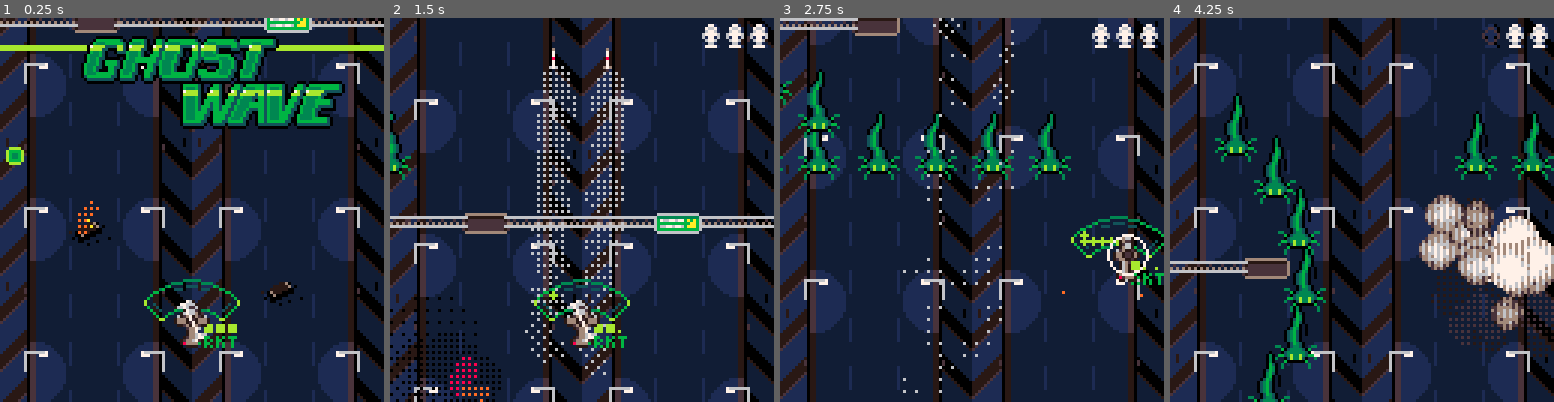
Above: before the commit, frames 1-4 (left to right).
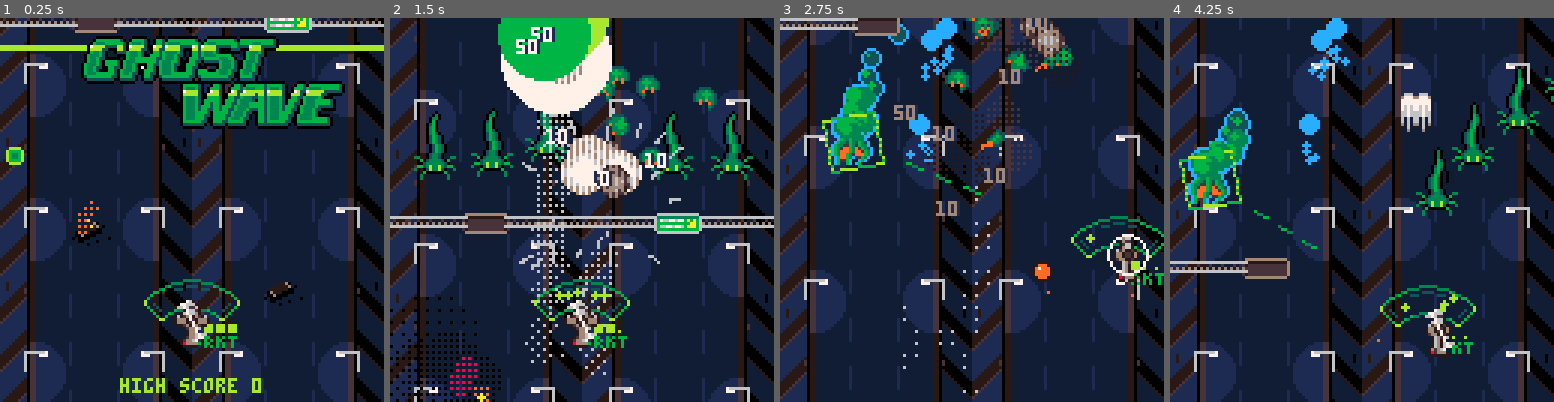
Above: after the commit, the same moments.

Repository: conorokane/GhostWave
Game: PICO-8 cartridge ghostwave.p8
The game is run twice, just before and just after one commit, with the same random seed, the same clock (stepped at 60 frames per second) and the same inputs.
Inputs:
- Up to frame 1 (0.25 s): no input
- Up to frame 2 (1.5 s): tap X (X key) at 0.33, 1.07 s; tap O (Z key) at 0.7 s
- Up to frame 3 (2.75 s): hold Right 1.6-2.1 s; tap O (Z key) at 1.7, 2.1, 2.5 s; tap X (X key) at 1.85 s; hold Up 2.15-2.42 s; hold Right from 2.47 s (still down)
- Up to frame 4 (4.25 s): tap O (Z key) every 0.4 s from 2.9 to 4.1 s; tap X (X key) at 2.97, 4.08 s; release Right at 3.03 s; hold Left 3.08-3.58 s; hold Down 3.63-3.97 s; hold Right from 4.02 s (still down)

The runs differ from the first frame. In frame 1, 0.8% of the frame differs, in the area x 31-69%, y 93-98%; in frame 2, 16%; in frame 3, 14%; in frame 4, 21%, in the area x 2-100%, y 0-100%.

Commit message:
Improved music
- also high-scores

Diff:
--- a/enemies.lua
+++ b/enemies.lua
@@ -2,7 +2,7 @@
 	enemies, ghosts, ghostcounter = {}, {}, 1
 	-- strip the trailing | from the string
 	scheduleraw = sub(scheduleraw, 1, #scheduleraw - 1)
-	schedule, scindex, debugtime = split2d(scheduleraw), 1, 0
+	schedule, scindex, debugtime = split2d(scheduleraw), 1, 180
 	if (debugtime > 0) then
 		for i = #schedule, 1, -1 do
 			if schedule[i][1] < debugtime then
@@ -567,7 +567,7 @@
 	for i = 1, gibcount do
 		local newgib = {
 			pos = v2add(e.pos, v2scale(v2randomnormalized(), rndrange(2, 5))),
-			vel = v2scale(v2randominrange(20, 160), rndrange(1.5, 2)),
+			vel = v2scale(v2randominrange(40, 120), rndrange(1, 4)),
 			drag = 0.95,
 			force = v2make(rndrange(-0.01, 0.01), 0.03),
 			life = rndrange(-10, 10),
@@ -589,9 +589,9 @@
 	local newsplat = {
 		pos = v2make(e.pos.x, e.pos.y), -- need to copy the values, not just pass the e.pos table
 		life = 0,
-		size = e.type
+		size = e.type * 2
 	}
-	if (etype == 3) newsplat.size = 2
+	if (etype == 3) newsplat.size = 4
 	add(enemysplats, newsplat)
 end
 
--- a/ghostwave.lua
+++ b/ghostwave.lua
@@ -2,14 +2,22 @@
 -- by monorail
 
 function _init()
+	highscore = 0>>>16
+	if not cartdata("ghostwave") then
+		dset(0, 0) -- set the high score to zero on first play
+	else
+		highscore = dget(0)
+	end
+	inertiaon, musicon = true, true
+	_update60, _draw, gameover = updatemenu, drawmenu, false
 	initmenu()
 	initgame()
-	inertiaon, musicon = true, true
-	_update60, _draw, gameover = updatemenu, drawmenu, false
 end
 
 function initmenu()
 	menupage, menuselection, logooffset = 1, 0, 128
+	if (musicon) music(20)
+	playertarget = v2make(64, 100)
 end
 
 function initgame()
@@ -43,7 +51,7 @@
 	cls(0)
 	drawbackground()
 	drawlowervfx()
-	drawghosts()
+	if (not gameover) drawghosts()
 	drawenemies()
 	drawplayerbullets()
 	drawshellcases()
@@ -73,6 +81,9 @@
 	spr(224, 9 + logooffset, 6, 9, 2)
 	spr(233, 42 + logooffset, 21, 8, 2)
 	logooffset *= 0.88
+
+	-- highscore
+	printshadow("high score "..tostr(highscore, 0x2), 40, 120, 4)
 
 	if menupage == 1 then
 		printshadow("\14start", 11, 43, 4)
@@ -106,6 +117,11 @@
 					menupage, playertarget = 2, v2make(22, 84)
 				elseif menuselection == 2 then
 					musicon = not musicon
+					if musicon then
+						music(20)
+					else
+						music(-1)
+					end
 				else
 					inertiaon = not inertiaon
 				end
@@ -146,6 +162,7 @@
 	if hasreleasebuttons and (btnp(🅾️) or btnp(❎)) then
 		sfx(8)
 		hasreleasedbuttons = false
+		initmenu()
 		_update60, _draw, enemies = updatemenu, drawmenu, {}
 	end
 end
@@ -155,16 +172,7 @@
 end
 
 function drawgameover()
-	cls(0)
-	drawbackground()
-	drawlowervfx()
-	drawenemies()
-	drawplayerbullets()
-	drawshellcases()
-	drawuppervfx()
-	drawenemybullets()
-	drawsigns()
-	drawui()
+	drawgame()
 	if t % 60 > 10 then
 		if victory then
 			printshadow("\14victory!", 44, 50, 9)
@@ -172,10 +180,15 @@
 			printshadow("\14game over", 36, 50, 9)
 		end
 	end
+	if (newhighscore) printshadow("\14new high score!", 20, 59, 9)
 end
 
 function endgame()
 	music(-1)
 	sfx(26)
+	if score > highscore then
+		 highscore, newhighscore = score, true
+		 dset(0, highscore)
+	end
 	_update60, _draw, gameover, hasreleasebuttons = updategameover, drawgameover, true, false
 end
--- a/ghostwave.p8
+++ b/ghostwave.p8
@@ -1,5 +1,5 @@
 pico-8 cartridge // http://www.pico-8.com
-version 41
+version 42
 __lua__
 #include ghostwave.lua
 #include player.lua
--- a/player.lua
+++ b/player.lua
@@ -1,5 +1,5 @@
 function initplayer()
-	playerspeed, playerhsize, playerbulletspeed, playercasespee …(248 unchanged characters)… uns, playerrockets = 1.4, 8, 8, 0.5, 3, 0, 4, -1, false, 0.2, 3, false, 0, 0, v2make(0, 0), v2make(64, 100), {}, {}, {}, {}
+	playerspeed, playerhsize, playerbulletspeed, playercasespee …(248 unchanged characters)… uns, playerrockets = 1.4, 8, 8, 0.5, 3, 700, 4, -1, false, 0.2, 3, false, 0, 0, v2make(0, 0), v2make(64, 100), {}, {}, {}, {}
 
 	playerhudpos, playerguns[1], playerguns[2], playerguns[3], playerguns[4], playertarget = v2make(playerpos.x, playerpos.y), { pos = v2make(-4, 4)}, { pos = v2make(5, 4)}, { pos = v2make(-2, 4)}, { pos = v2make(3, 4)}, v2make(64, 100)
 
@@ -9,7 +9,7 @@
 		playerinertia = 1
 	end
 
-	victory, score = false, 0
+	victory, score, newhighscore = false, 0, false
 end
 
 function updateplayer()
@@ -115,7 +115,7 @@
 		playerrocketreloadcounter += 1
 		if playerrocketreloadcounter == 600 and playerrocketammo == 0 then
 			playerrocketammo = 3
-			sfx(4)
+			sfx(4, 1) -- temporarily override music channel
 		end
 	end
 end
@@ -168,29 +168,29 @@
 			-- rocket ammo
 			print("RKT", playerhudpos.x + 4, playerhudpos.y + 5, 11)
 
+			if playerrocketammo > 0 or t % 30 > 15 then
+				pset(playerhudpos.x + 4, playerhudpos.y + 4, 4)
+				pset(playerhudpos.x + 8, playerhudpos.y + 4, 4)
+				pset(playerhudpos.x + 12, playerhudpos.y + 4, 4)
+			end
+
 			if playerrocketammo > 0 then
 				rectfill(playerhudpos.x + 4, playerhudpos.y + 2, playerhudpos.x + 6, playerhudpos.y + 4, 4)
-			else
-				if t % 30 > 15 then
-					pset(playerhudpos.x + 4, playerhudpos.y + 4, 4)
-				end
 			end
 			if playerrocketammo > 1 then
 				rectfill(playerhudpos.x + 8, playerhudpos.y + 2, playerhudpos.x + 10, playerhudpos.y + 4, 4)
-			else
-				if playerrocketammo != 0 then
-					pset(playerhudpos.x + 8, playerhudpos.y + 4, 4)
-				elseif t % 30 > 15 then
-					pset(playerhudpos.x + 8, playerhudpos.y + 4, 4)
-				end
 			end
 			if playerrocketammo > 2 then
 				rectfill(playerhudpos.x + 12, playerhudpos.y + 2, playerhudpos.x + 14, playerhudpos.y + 4, 4)
-			else
-				if playerrocketammo != 0 then
-					pset(playerhudpos.x + 12, playerhudpos.y + 4, 4)
-				elseif t % 30 > 15 then
-					pset(playerhudpos.x + 12, playerhudpos.y + 4, 4)
+			end
+		end
+
+		if _update60 != updatemenu then
+			if playerrocketreloadcounter > 600 and playerrocketreloadcounter < 630 then
+				print("RELOAD", playerhudpos.x - 11, playerhudpos.y - 19, 4)
+				if playerrocketreloadcounter < 620 then
+					line(0, playerhudpos.y - 17, playerhudpos.x - 15, playerhudpos.y - 17, 4)
+					line(128, playerhudpos.y - 17, playerhudpos.x + 15, playerhudpos.y - 17, 4)
 				end
 			end
 		end
@@ -243,7 +243,7 @@
 function loselife()
 	if (playerinvulnerablecountdown > 0 or playerdying) return
 	playerlives -= 1
-	sfx(12)
+	sfx(12, 1)
 	local exp = { pos = v2make(playerpos.x, playerpos.y), life = 0 }
 	add(rocketexplosions, exp)
 	-- wipe bullets
--- a/ui.lua
+++ b/ui.lua
@@ -1,13 +1,7 @@
 function drawui()
 	local scorestring = tostr(score, 0x2)
-	print("\14score "..scorestring, 3, 2, 3)
-	print("\14score "..scorestring, 2, 2, 7)
-
-	for i = 0, 2 do
-		local sprite = 26
-		if (playerlives > i) sprite = 23
-		spr(sprite, 119 - i * 8, 2)
-	end
+	printshadow("\14score "..scorestring, 2, 2, 7)
+	printshadow("\14lives "..playerlives, 87, 2, 7)
 
 	for p in all(deathpoints) do
 		local pcolor = p.color
@@ -21,8 +15,7 @@
 		local scorestring = p.value
 		if (p.color == 14) scorestring = "\14"..scorestring -- bigger font for blue scores
 
-		print(scorestring, p.x + 1, p.y, 3)
-		print(scorestring, p.x, p.y, pcolor)
+		printshadow(scorestring, p.x, p.y, pcolor)
 		if (p.life < 20) p.y -= (20 - p.life) * 0.03
 		if (p.life > 40) del(deathpoints, p)
 		p.life += 1
--- a/vfx.lua
+++ b/vfx.lua
@@ -60,7 +60,7 @@
 		if (splat.life > 10) then
 			del(enemysplats, splat)
 		else
-			splat.pos.y -= 1.5
+			splat.pos.y -= 4
 		end
 	end
 end
@@ -138,8 +138,10 @@
 		local splatcolor = 4
 		if (rnd(1) < 0.5) splatcolor = 11
 		local splatsize = min(rndrange(es.size * 4, es.size * 6), 15)
+		if (es.life > 7) fillp(░)
 		circfill(es.pos.x + rndrange(-3, 3), es.pos.y + rndrange(-3, 3), splatsize, splatcolor)
 	end
+	fillp()
 end
 
 function drawlowervfx() -- visual effects that draw below the enemies
Not shown, changed: enemyschedule.txt
Not shown, changed: the thumbnail (__label__) section of ghostwave.p8
Not shown, changed: the music (__music__) section of ghostwave.p8
Not shown, changed: the sound effects (__sfx__) section of ghostwave.p8
Not shown, changed: ghost_wave_enemy_schedule.ods
